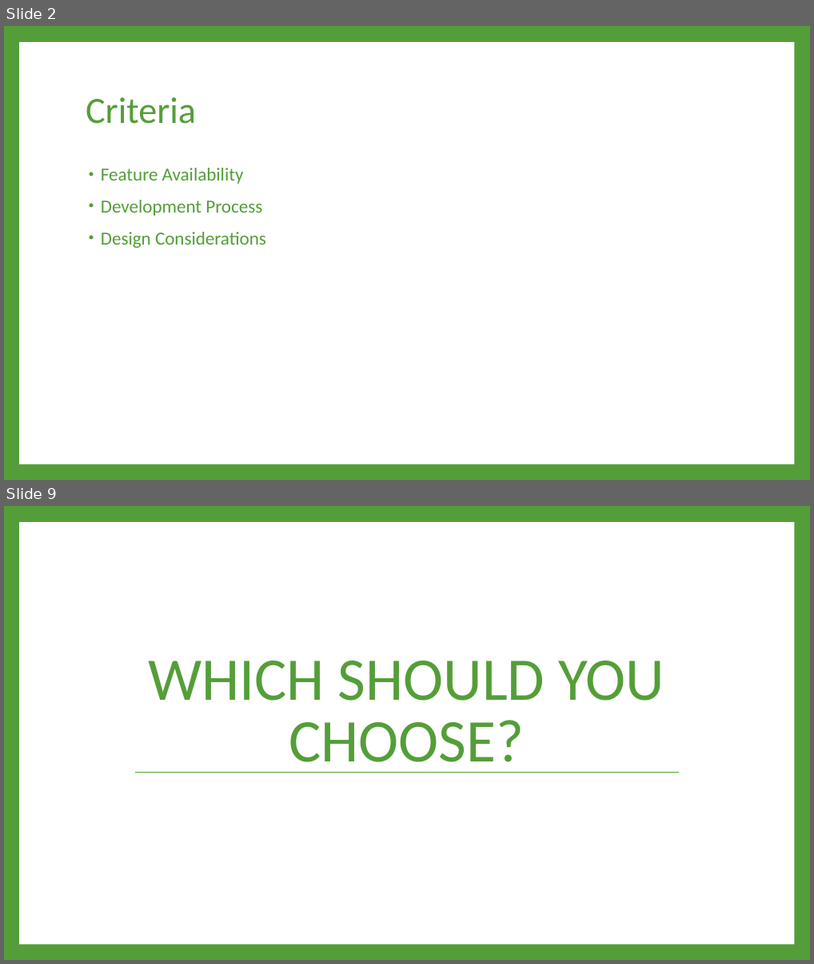
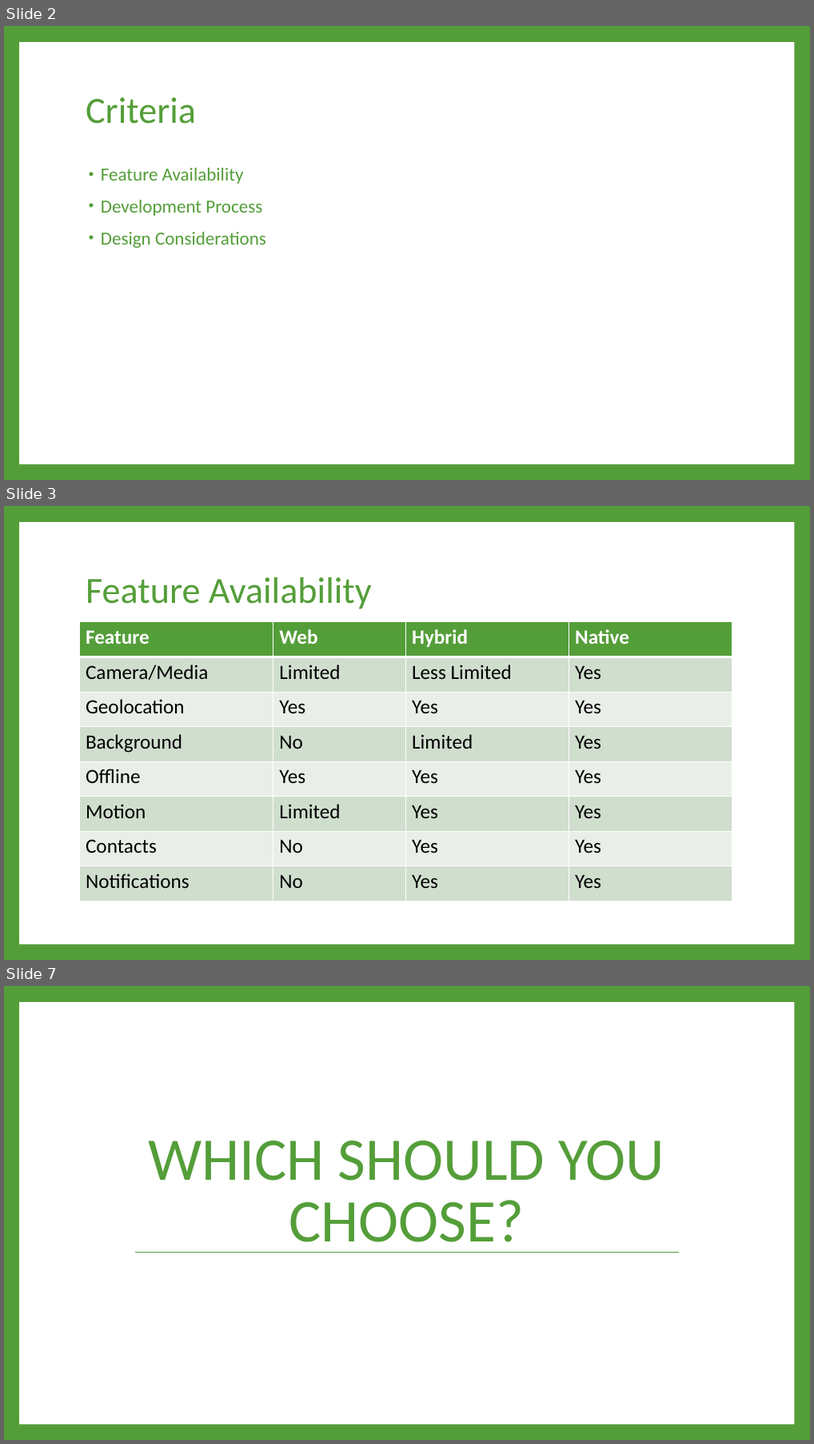
Before and after one commit to sep/WebApp, a slide deck: Mobile Development Strategies.pptx. Shown one above the other, each under a label of ours: slides 2 and 9 before the commit, slides 2, 3 and 7 after it; the slides between them are not shown. The pictures are 814x964 and 814x1444 pixels, drawn with LibreOffice and Linux fonts; fonts in the diff are those of the drawing. Boxes give left, top, right and bottom in pixels: in the first picture for what was removed or moved away, otherwise in the second. Text is boxed around its words. In the diff, an @@ line names an element or a change of style, - is before the commit and + after.

```diff
--- a/Mobile Development Strategies.pptx
+++ b/Mobile Development Strategies.pptx
@@ slide 3 added at <box>4,506,810,960</box>, background #549E39; not listed: 1 template element that a slide beside it also shows @@
@@ title added at <box>86,577,372,609</box>, 44 pt, text #549E39 @@
+Feature Availability
@@ table added at <box>80,622,733,901</box>, 8 rows, 4 columns @@
+Feature | Web | Hybrid | Native
+Camera/Media | Limited | Less Limited | Yes
+Geolocation | Yes | Yes | Yes
+Background | No | Limited | Yes
+Offline | Yes | Yes | Yes
+Motion | Limited | Yes | Yes
+Contacts | No | Yes | Yes
+Notifications | No | Yes | Yes
@@ what was slide 9 is now slide 7 @@
```
Also in this commit, not shown: 3 slides changed, 3 slides removed.
